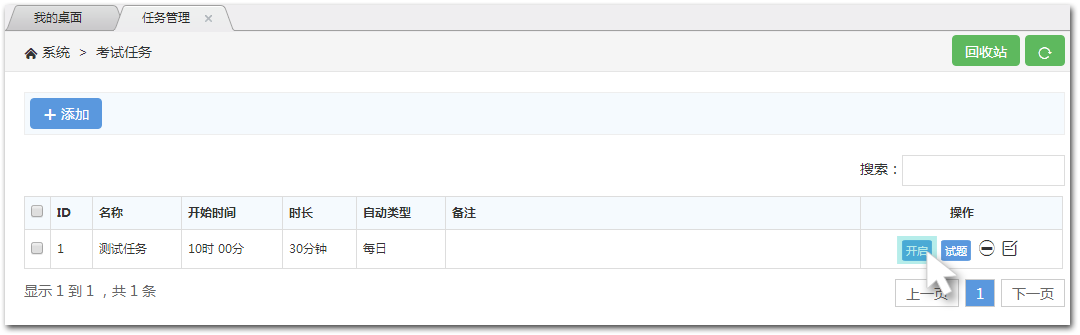
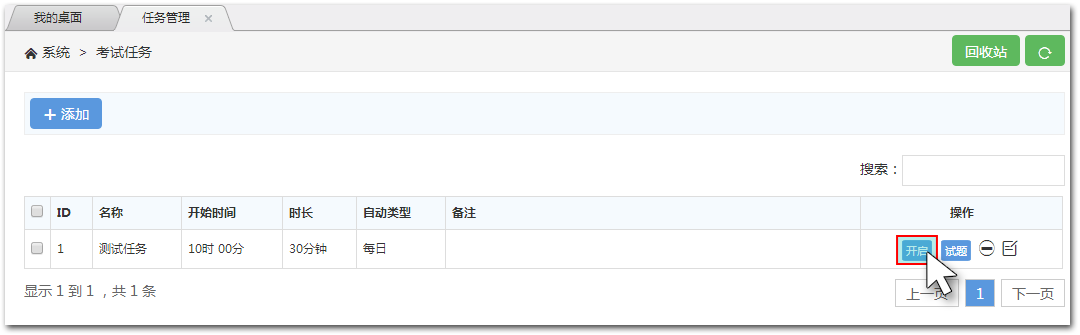
Layered file, before and after one edit (1080 × 335). Changes by layer:
added layer "图层 5" in group "_" over [896, 235, 938, 265]
